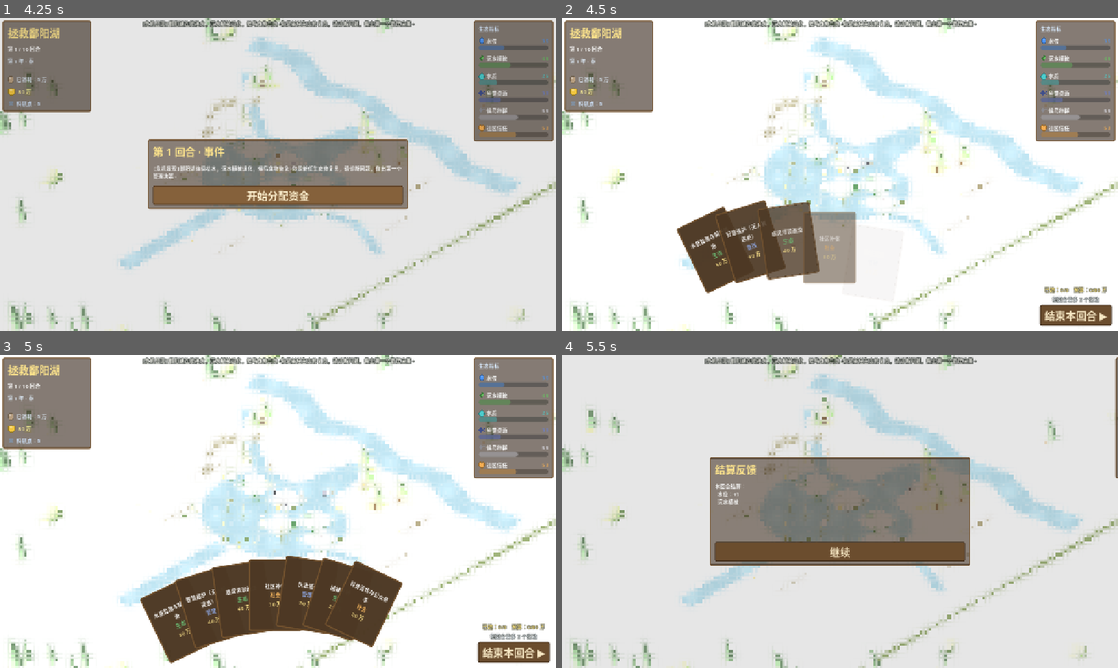
Above: before the commit, frames 1-4 (two rows, left to right).
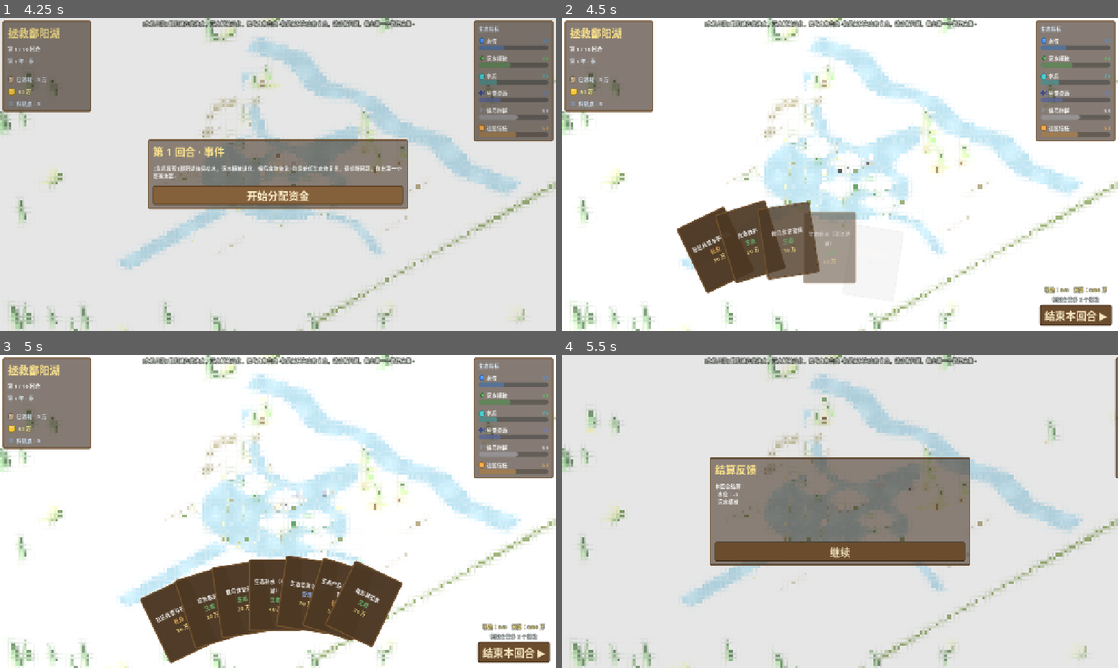
Above: after the commit, the same moments.

Repository: JoKanshin/poyanghu
Game: Godot game, scene res://scenes/main.tscn
Same seed, same stepped clock (60 frames per second), same inputs: the game is played once before the commit and once after it.
Inputs (mouse positions are in pixels of both pictures, inside the frame that each line leads up to):
- Up to frame 1 (4.25 s): click "开始游戏" at 0.5 s; click "简单模式" at 1.25 s; click (278, 168) at 2.02 s; type "12" at 2.1 s; click "开始游戏" at 2.75 s; click "开始分配资金" at 3.5 s
- Up to frame 2 (4.5 s): click "开始分配资金" at 4.25 s
- Up to frame 3 (5 s): no input
- Up to frame 4 (5.5 s): click "结束本回合 ▶" at 5 s

Frame 1 is identical in both runs. In frame 2, 0.6% of the frame differs, in the area x 23-52%, y 48-80%; in frame 3, 1.1%, in the area x 27-70%, y 42-90%; in frame 4, less than 0.1%.

Commit message:
refactor: 浮岛拆除改用已有牌「底泥清淤疏浚」,移除新增的拆除浮岛牌

Diff:
--- a/scripts/game_state.gd
+++ b/scripts/game_state.gd
@@ -389,17 +389,6 @@
 			"deep":     {"effects": [{"metric": "vegetation", "delta": 9, "delay": 0}, {"metric": "community", "delta": -4, "delay": 0}]},
 		},
 		"side_note": {"effective": "牧民失去放牧地，社区信任 -2"},
-	},
-	{
-		"id": "remove_island", "name": "拆除浮岛", "category": "manage",
-		"desc": "拆除人工浮岛，回收浮床设施。",
-		"cost": 5,
-		"tiers": {
-			"basic":    {"effects": []},
-			"effective": {"effects": []},
-			"deep":     {"effects": [{"metric": "water_quality", "delta": -4, "delay": 0}]},
-		},
-		"side_note": {"deep": "拆除浮床后净化能力下降，水质 -4"},
 	},
 ]
 
@@ -916,10 +905,10 @@
 	if ACTION_SETTLEMENT_DELTA.has(card_id):
 		_apply_settlement(ACTION_SETTLEMENT_DELTA[card_id])
 
-	# 人工浮岛：打出「人工浮岛」→ 沙盘出现浮岛；「拆除浮岛」→ 清除
+	# 人工浮岛：打出「人工浮岛」→ 沙盘出现浮岛；「底泥清淤疏浚」→ 清除
 	if card_id == "floating_island":
 		floating_islands = 4
-	elif card_id == "remove_island":
+	elif card_id == "dredge":
 		floating_islands = 0
 
 	funds_changed.emit()
